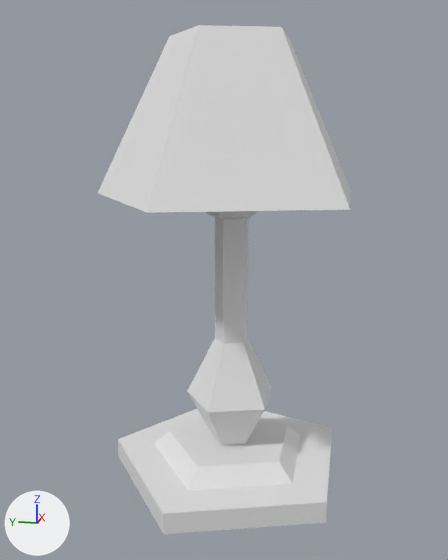
The FBX model Assets/Models/Props/Lamp.fbx as it was, and as the next commit left it.
Rendered twice from a camera (50 mm lens) standing at (-0.604, -0.113, 0.364) and looking at (-0.002, 0.008, 0.213). The axes (+X, +Y, +Z) are drawn at lower left. The lights are the same throughout. Where no turn or scale is listed for an object, it has been applied to the vertices.

The older version as bpy lines, for what is in view:
```python
me_cylinder_016 = bpy.data.meshes.new('Cylinder.016')
me_cylinder_016.from_pydata(...)  # 70 vertices, 67 faces; spans x -0.134..0.134, y -0.114..0.141, z 0.0..0.448
ob_lamp = bpy.data.objects.new('Lamp', me_cylinder_016)
ob_lamp.location = (0.0, 0.0, 0.0)
```
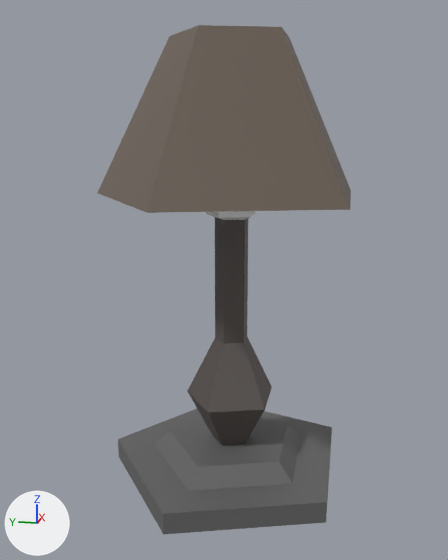
Changed parts and their boxes [x1, y1, x2, y2] in the pictures (448 x 560 px):
part 1 of me_cylinder_016, recoloured (white to grey)
    both: [118, 409, 332, 534]
part 2 of me_cylinder_016, recoloured
    both: [187, 217, 272, 445]
part 3 of me_cylinder_016, recoloured (grey to brown)
    both: [147, 25, 351, 213]
part 4 of me_cylinder_016, recoloured (white to grey)
    both: [98, 26, 198, 212]
part 5 of me_cylinder_016, recoloured
    both: [206, 211, 256, 220]

Diff of the bpy script that builds the scene:
```diff
--- a/Assets/Models/Props/Lamp.fbx.py
+++ b/Assets/Models/Props/Lamp.fbx.py
@@ mat_light @@
+mat_light = principled_material('Light')
+mat_light.base_color = (1.0, 1.0, 1.0)  # white #ffffff
@@ mat_leather @@
+mat_leather = principled_material('Leather')
+mat_leather.base_color = (0.149, 0.116, 0.0904)  # brown #6c6055
@@ mat_metal @@
+mat_metal = principled_material('Metal')
+mat_metal.base_color = (0.13, 0.13, 0.13)  # dark grey #656565
@@ mat_wood @@
+mat_wood = principled_material('Wood')
+mat_wood.base_color = (0.0929, 0.0779, 0.0718)  # dark grey #564f4c
@@ me_cylinder_016 @@
 me_cylinder_016.from_pydata(...)  # 70 vertices, 67 faces; spans x -0.134..0.134, y -0.114..0.141, z 0.0..0.448
 # used by ob_lamp; location = (0.0, 0.0, 0.0)
+# me_cylinder_016 part 1: all 21 faces centred in x -0.101..0.101, y -0.106..0.086, z 0.0..0.038 switch from no material to mat_metal (dark grey #656565)
+# me_cylinder_016 part 2: all 15 faces centred in x -0.027..0.027, y -0.028..0.023, z 0.063..0.214 switch from no material to mat_wood (dark grey #564f4c)
+# me_cylinder_016 part 3: all 4 faces centred in x -0.078..0.0, y -0.082..-0.019, z 0.357..0.373 switch from no material to mat_leather (brown #6c6055)
+# me_cylinder_016 part 4: all 2 faces centred in x -0.048..-0.037, y 0.05..0.066, z 0.357..0.373 switch from no material to mat_leather (brown #6c6055)
+# me_cylinder_016 part 5: all 15 faces centred in x -0.024..0.024, y -0.025..0.02, z 0.279..0.352 switch from no material to mat_light (white #ffffff)
```
